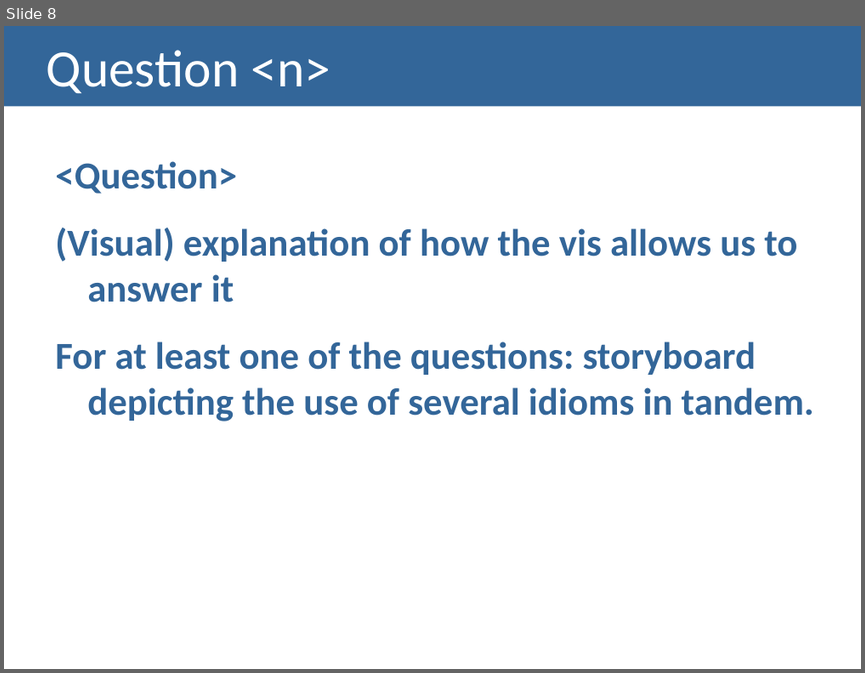
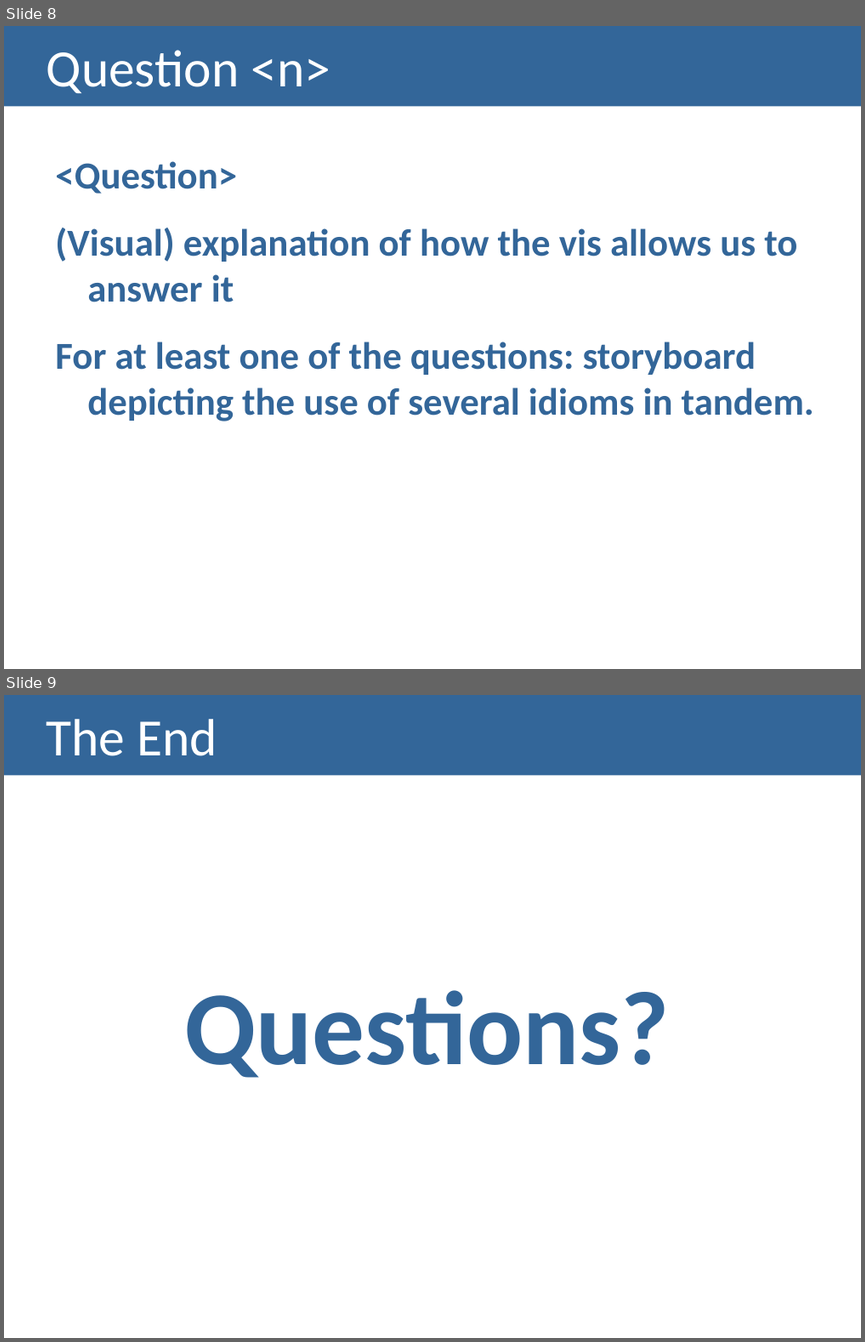
Before and after one commit to MargaridaMorais/information_visualization, a slide deck: CheckpointIII/CIII_G15.pptx. Shown one above the other, each under a label of ours: slide 8 before the commit, slides 8 and 9 after it. The pictures are 865x673 and 865x1342 pixels, drawn with LibreOffice and Linux fonts; fonts in the diff are those of the drawing. Boxes give left, top, right and bottom in pixels: in the first picture for what was removed or moved away, otherwise in the second. Text is boxed around its words. In the diff, an @@ line names an element or a change of style, - is before the commit and + after.

Commit message:
Added to ppt

```diff
--- a/CheckpointIII/CIII_G15.pptx
+++ b/CheckpointIII/CIII_G15.pptx
@@ slide 9 added at (x1=4, y1=695, x2=861, y2=1338), background #FFFFFF @@
@@ title added at (x1=4, y1=695, x2=861, y2=776), fill #336699, 44 pt, text #FFFFFF @@
+The End
@@ text added at (x1=184, y1=990, x2=669, y2=1077), 88 pt, text #336699, bold @@
+Questions?
```
